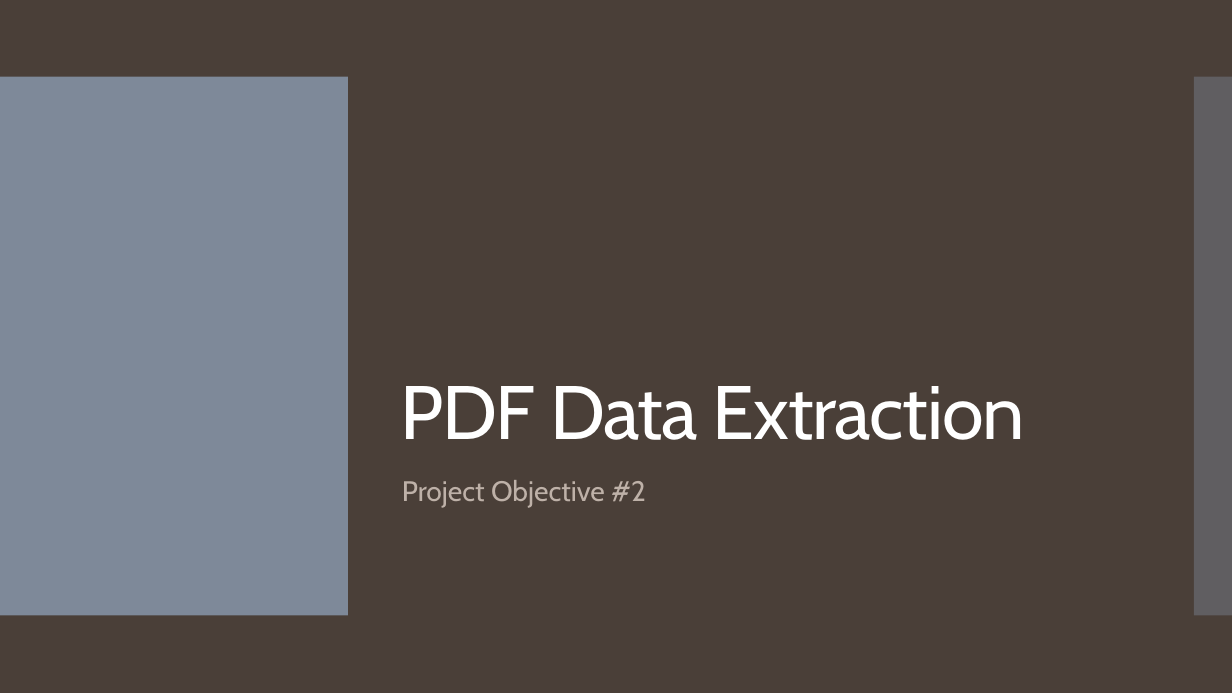
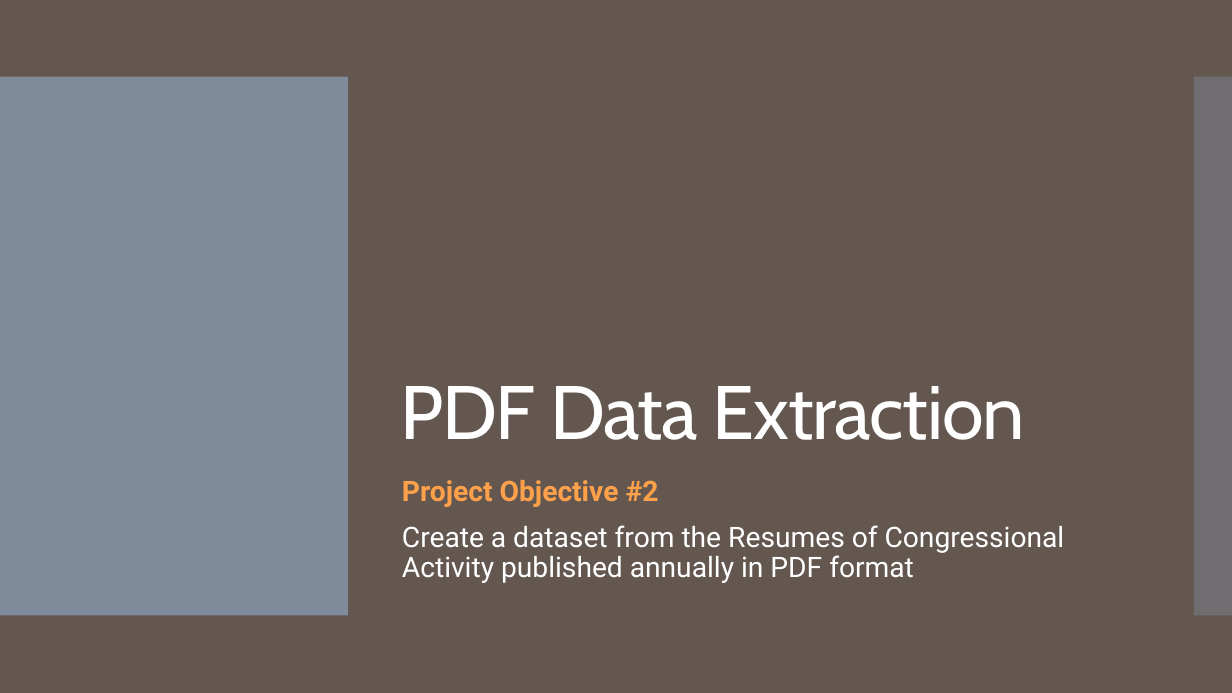
Before and after one commit to tamimcm416/congressional_data_scrape, a slide deck: slide 8 of Data Scrape and Validation Presentation.pptx. Drawn at 1232x693 pixels with LibreOffice and Linux fonts; fonts in the diff are those of the drawing. Boxes give left, top, right and bottom in pixels: in the first picture for what was removed or moved away, otherwise in the second. Text is boxed around its words. In the diff, an @@ line names an element or a change of style, - is before the commit and + after.

```diff
--- a/Data Scrape and Validation Presentation.pptx
+++ b/Data Scrape and Validation Presentation.pptx
@@ background #4A3F38 to #645851 @@
@@ text at box(402, 480, 659, 507): font Cabin to Roboto, text colour #BEB1A8 to #FFA14B, bold on in "Project Objective #2" @@
@@ text at box(402, 525, 1065, 583): paragraph added @@
+Create a dataset from the Resumes of Congressional Activity published annually in PDF format
```
Also in this commit, not shown: 16 other slides changed, 6 slides added, 2 slides removed.
